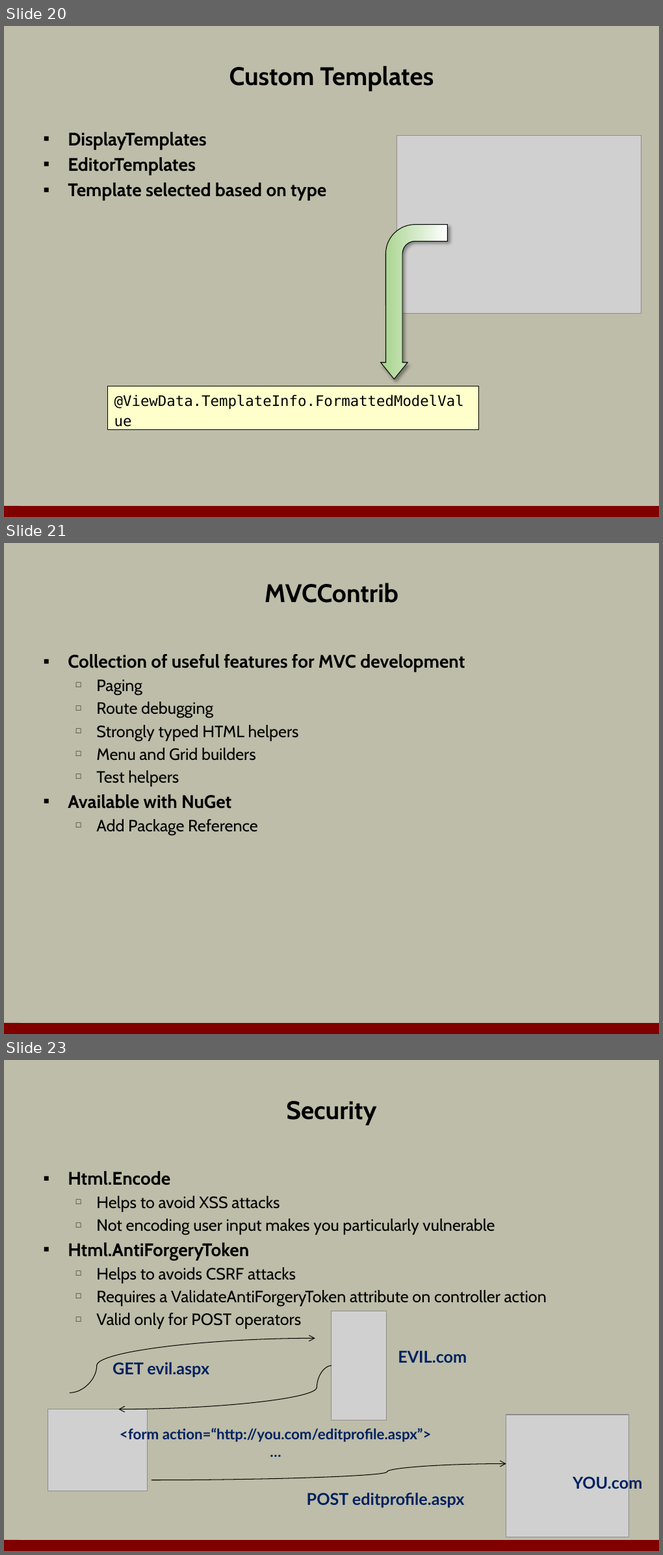
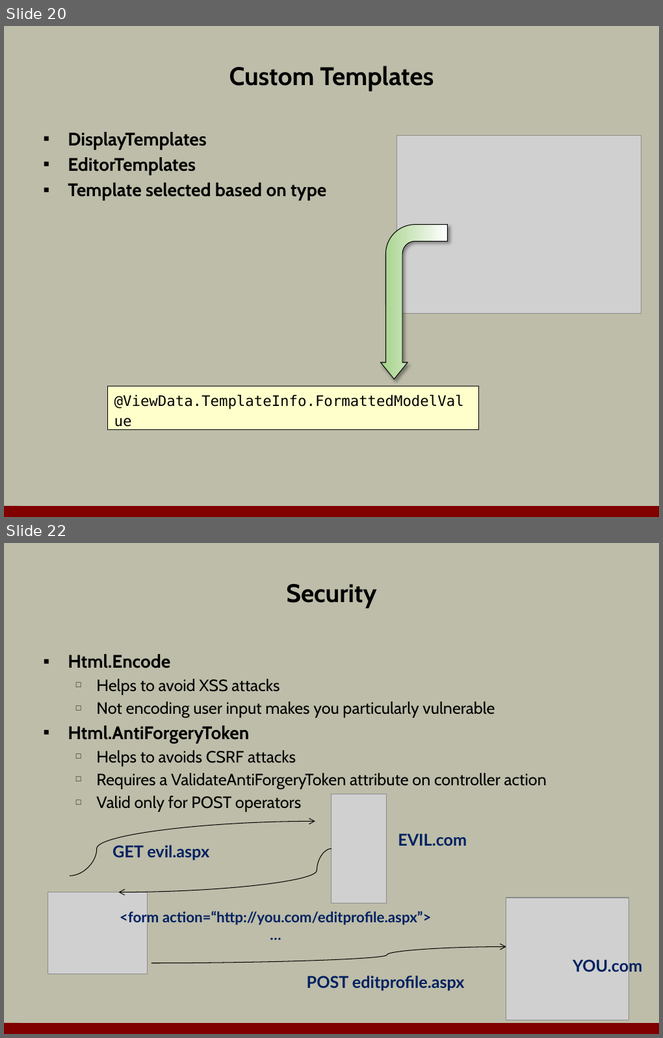
Before and after one commit to OdeToCode/classes, a slide deck: mvc/slides/03_Views.pptx. Shown one above the other, each under a label of ours: slides 20, 21 and 23 before the commit, slides 20 and 22 after it; the slides between them are not shown. The pictures are 663x1555 and 663x1038 pixels, drawn with LibreOffice and Linux fonts; fonts in the diff are those of the drawing; grey boxes stand for pictures; background and template pictures are left out. Boxes give left, top, right and bottom in pixels: in the first picture for what was removed or moved away, otherwise in the second. Text is boxed around its words. In the diff, an @@ line names an element or a change of style, - is before the commit and + after.

```diff
--- a/mvc/slides/03_Views.pptx
+++ b/mvc/slides/03_Views.pptx
@@ slide 21 removed at box(4, 543, 659, 1034), background #BDBDA9; not listed: 1 template element that a slide beside it also shows @@
@@ title removed at box(265, 583, 399, 603) @@
-MVCContrib
@@ text removed at box(68, 654, 465, 835) @@
-▪ Collection of useful features for MVC development
-  □ Paging
-  □ Route debugging
-  □ Strongly typed HTML helpers
-  □ Menu and Grid builders
-  □ Test helpers
-▪ Available with NuGet
-  □ Add Package Reference
@@ what was slide 23 is now slide 22 @@
```
Also in this commit, not shown: 2 slides changed, 4 other files.
